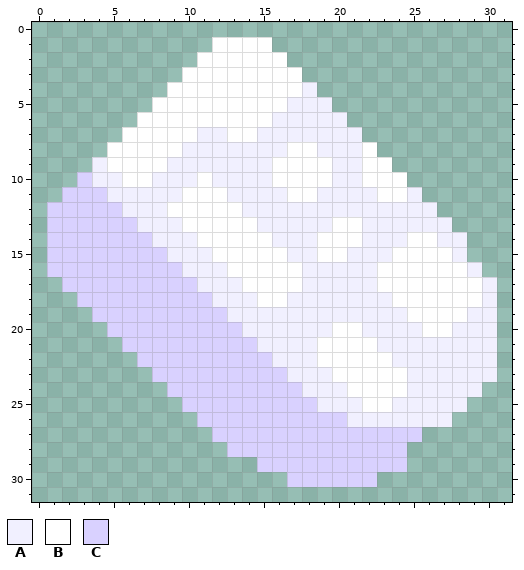
One commit to this pixel-art sprite: sprites/items/rawos.png. That is the earlier state.
The file is 32x32 pixels.
Palette (. is transparent): A #f1f0ff  B #ffffff  C #d9d1ff
Pixels before, first column x 1:
 1 ...........BBBB...............
 2 ..........BBBBBB..............
 3 .........BBBBBBBB.............
 4 ........BBBBBBBBBA............
 5 .......BBBBBBBBBAAA...........
 6 ......BBBBBBBBBAAAAA..........
 7 .....BBBBBAABBAAAAAAA.........
 8 ....BBBBBAAAAAAABBAAAB........
 9 ...ABBBBAAAAAAABBBBAABB.......
10 ..CAABBAAABAAAABBBBAABBB......
11 .CCCAAAAABBBAAAABBAAAABBA.....
12 CCCCCAAABBBBBAAAAAAAAAAAAA....
13 CCCCCCAAABBBBBAAAAABBAAAAAA...
14 CCCCCCCAAABBBBBAAABBBAAABBAA..
15 CCCCCCCCAAABBBBBAABBAAABBBBA..
16 CCCCCCCCCAAABBBBBAAAAABBBBBBA.
17 .CCCCCCCCCAAABBBBAAAAABBBBBBBA
18 ..CCCCCCCCCAAABBAAAAAAABBBBBBA
19 ...CCCCCCCCCAAAAAAAAAAAABBBBAA
20 ....CCCCCCCCCAAAAAABBAAAABBAAA
21 .....CCCCCCCCCAAAABBBBAAAAAAAA
22 ......CCCCCCCCCAAABBBBBAAAAAAA
23 .......CCCCCCCCCAAABBBBBAAAAAA
24 ........CCCCCCCCCAAABBBBAAAAA.
25 .........CCCCCCCCCAAABBAAAAA..
26 ..........CCCCCCCCCCAAAAAAA...
27 ...........CCCCCCCCCCCCCC.....
28 ............CCCCCCCCCCCC......
29 ..............CCCCCCCCCC......
30 ................CCCCCC........
The same view after the edit:
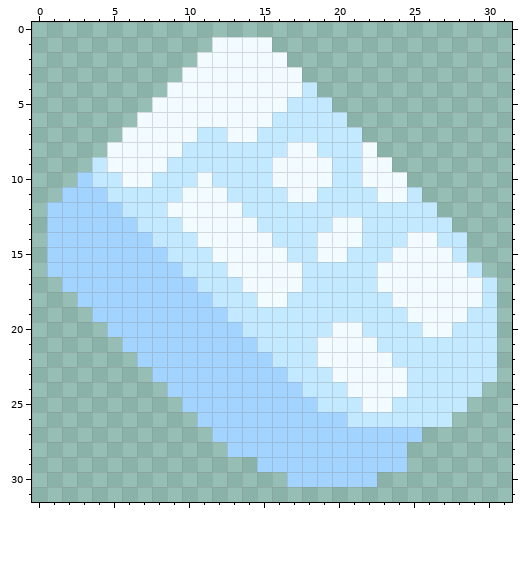
Change:
colour A: #f1f0ff -> #c2e9ff
colour B: #ffffff -> #f2fbff
colour C: #d9d1ff -> #a3d3ff
Changed places in both pictures, as pixel boxes (x1, y1, x2, y2):
changed: (47, 37, 497, 487)
